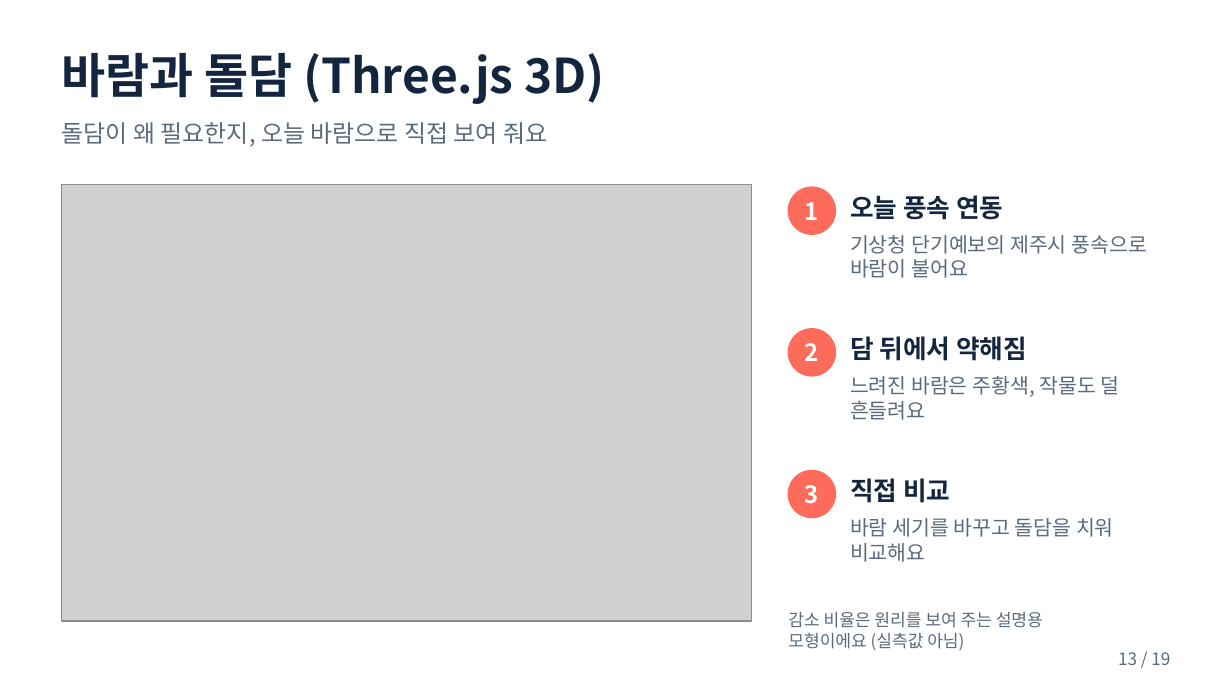
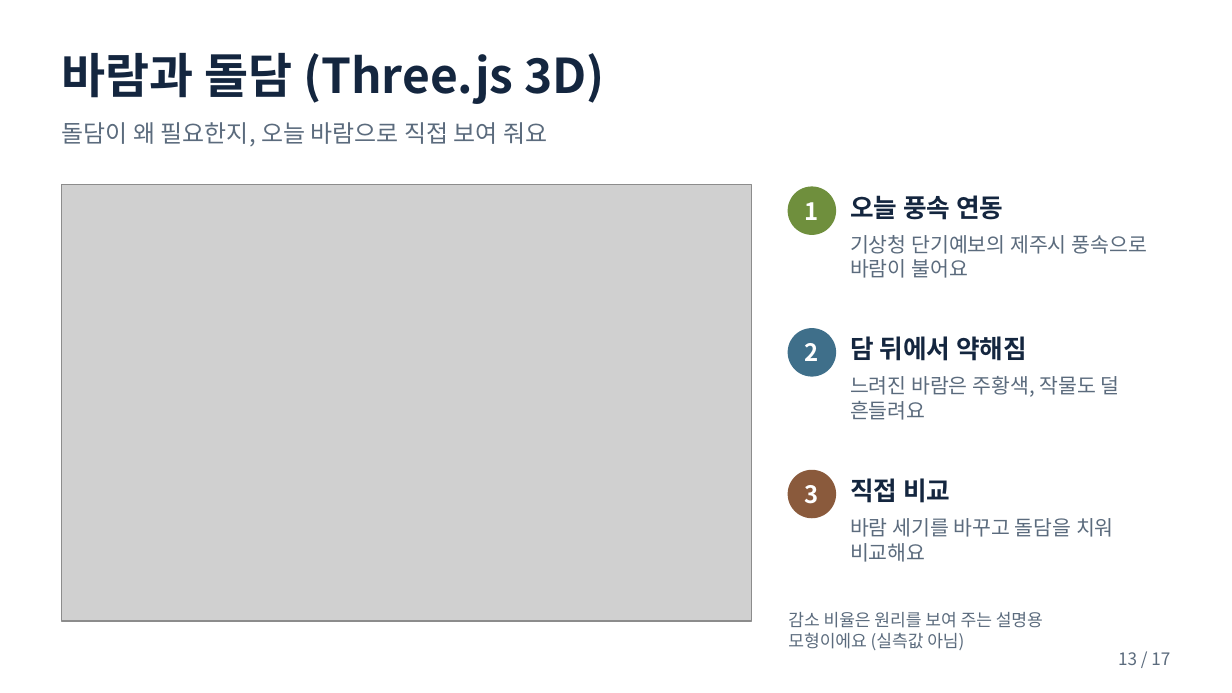
Before and after one commit to pjhjustin2430-cmd/doldam-today-jeju, a slide deck: slide 13 of docs/돌담오늘_발표자료.pptx. Drawn at 1232x693 pixels with LibreOffice and Linux fonts; fonts in the diff are those of the drawing; grey boxes stand for pictures. Boxes give left, top, right and bottom in pixels: in the first picture for what was removed or moved away, otherwise in the second. Text is boxed around its words. In the diff, an @@ line names an element or a change of style, - is before the commit and + after.

```diff
--- a/docs/돌담오늘_발표자료.pptx
+++ b/docs/돌담오늘_발표자료.pptx
@@ ellipse at bbox=[788, 187, 835, 234]: fill #FF6B5B to #6F8F3D; outline #FF6B5B 1 pt to #6F8F3D 1 pt @@
@@ ellipse at bbox=[788, 329, 835, 376]: fill #FF6B5B to #3F6F8A; outline #FF6B5B 1 pt to #3F6F8A 1 pt @@
@@ ellipse at bbox=[788, 471, 835, 517]: fill #FF6B5B to #8A5A3C; outline #FF6B5B 1 pt to #8A5A3C 1 pt @@
@@ text at bbox=[1118, 652, 1170, 665]: text changed @@
-13 / 19
+13 / 17
```
Also in this commit, not shown: 15 other slides changed, 2 slides removed, 2 other files.
